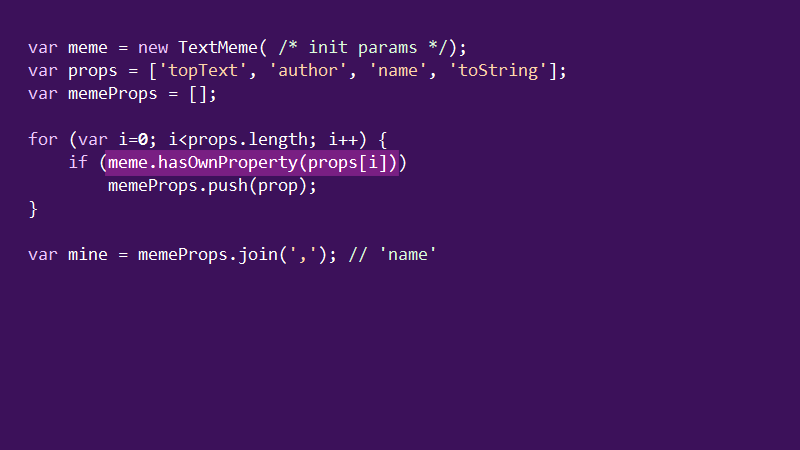
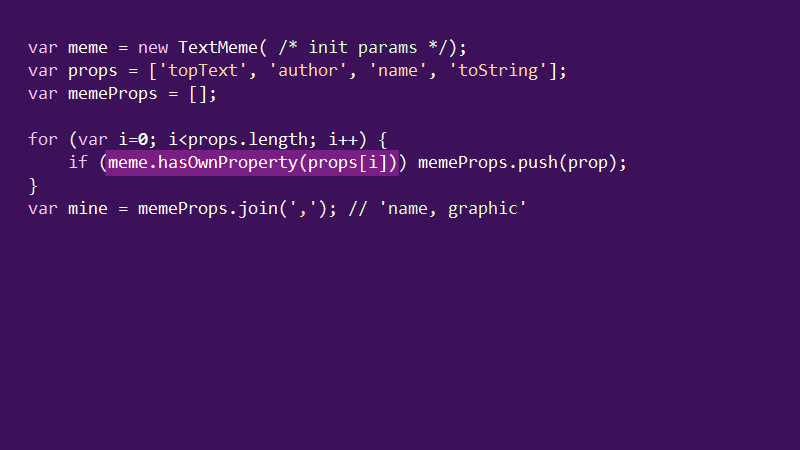
Layers edited between the first and the second w=800, h=450 image:
renamed "Layer 4" to "PrototypeChain1e", painted on it over [28, 154, 625, 264]
